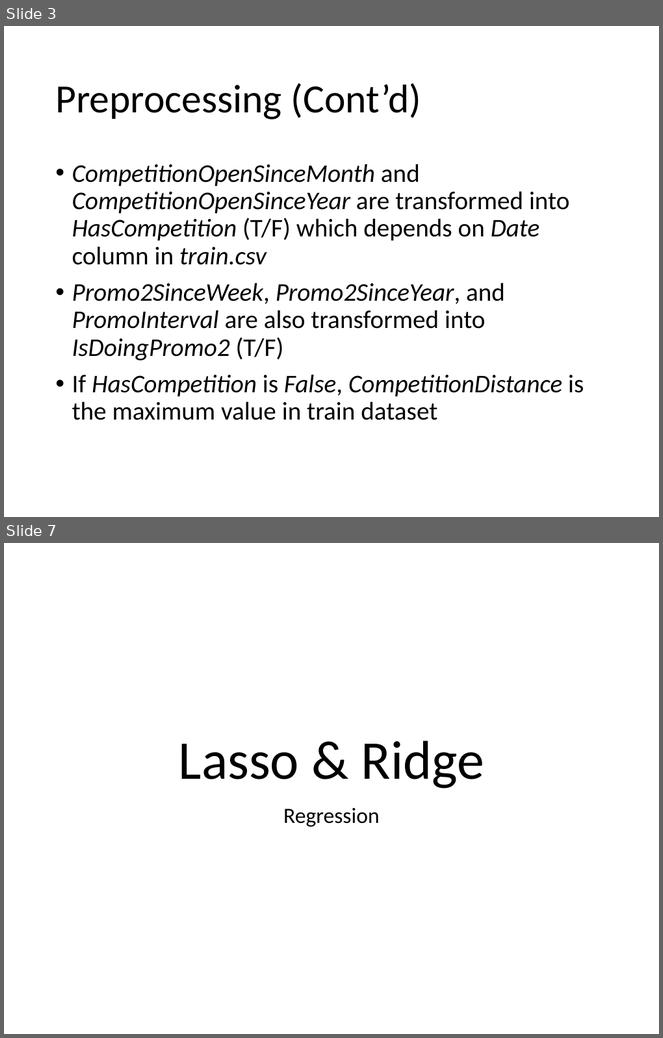
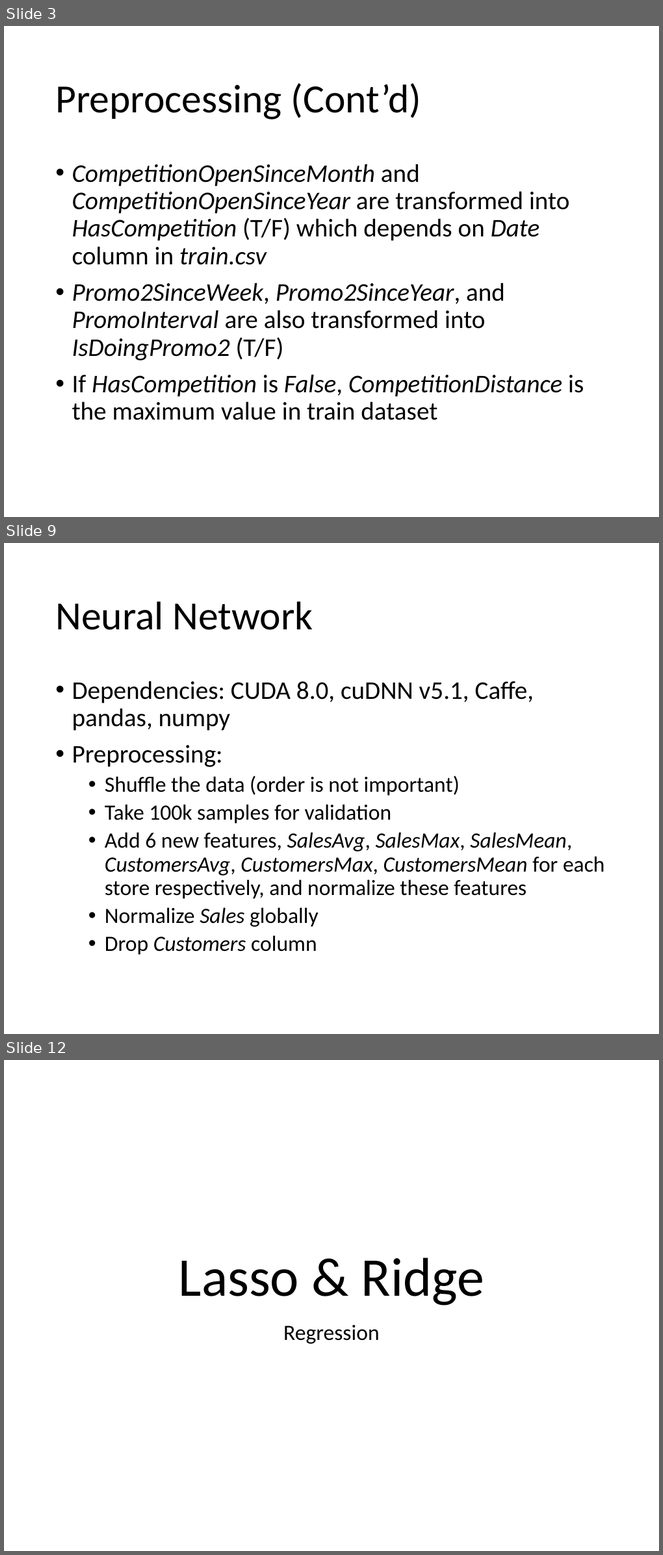
Before and after one commit to Stefan0010/CZ4041, a slide deck: slides/main.pptx. Shown one above the other, each under a label of ours: slides 3 and 7 before the commit, slides 3, 9 and 12 after it; the slides between them are not shown. The pictures are 663x1038 and 663x1555 pixels, drawn with LibreOffice and Linux fonts; fonts in the diff are those of the drawing. Boxes give left, top, right and bottom in pixels: in the first picture for what was removed or moved away, otherwise in the second. Text is boxed around its words. In the diff, an @@ line names an element or a change of style, - is before the commit and + after.

```diff
--- a/slides/main.pptx
+++ b/slides/main.pptx
@@ slide 9 added at (4,543,659,1034), background #FFFFFF @@
@@ title added at (55,601,313,630), 44 pt, text #000000 @@
+Neural Network
@@ text added at (72,681,605,955), 24 pt, text #000000 @@
+• Dependencies: CUDA 8.0, cuDNN v5.1, Caffe, pandas, numpy
+• Preprocessing:
+  • Shuffle the data (order is not important)
+  • Take 100k samples for validation
+  • Add 6 new features, SalesAvg, SalesMax, SalesMean, CustomersAvg, CustomersMax, CustomersMean for each store respectively, and normalize these features
+  • Normalize Sales globally
+  • Drop Customers column
@@ what was slide 7 is now slide 12 @@
```
Also in this commit, not shown: 2 slides changed, 11 other slides added, 1 slide removed.
